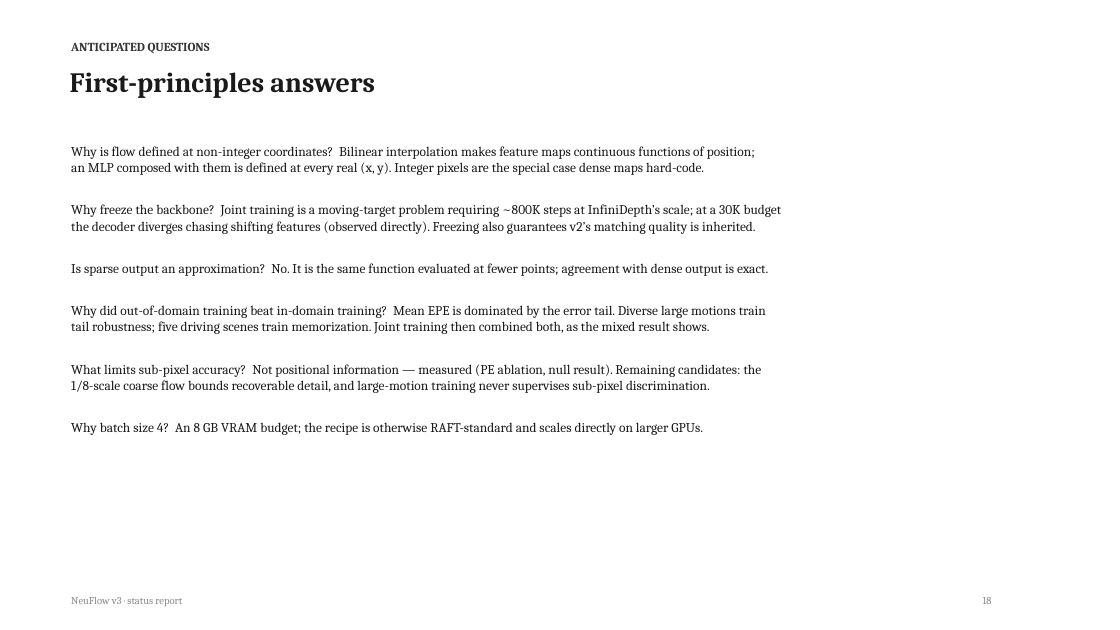
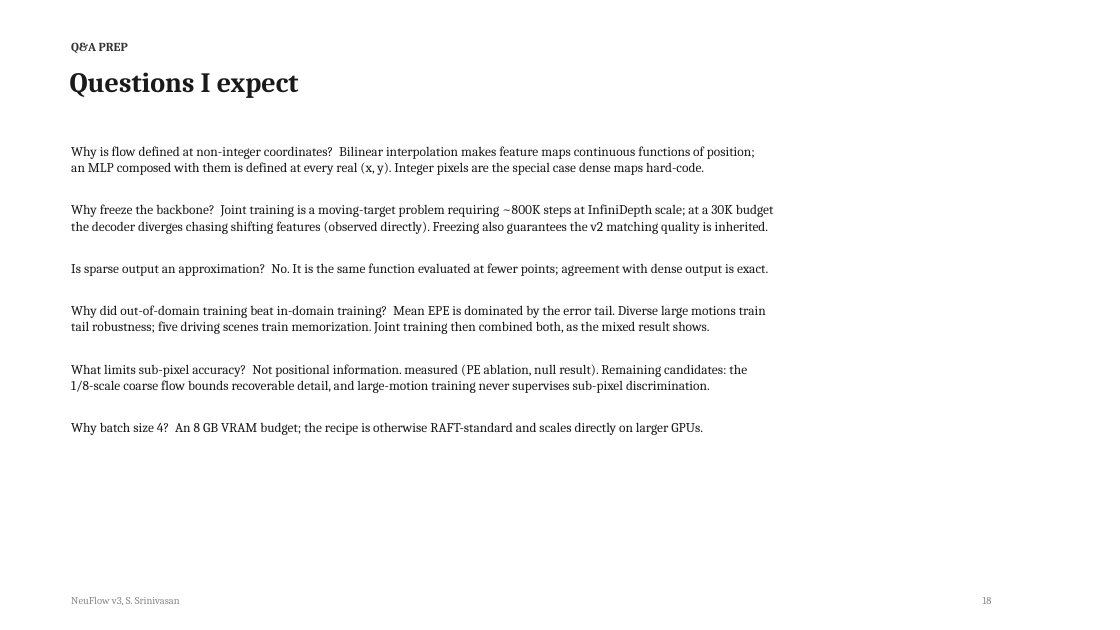
Before and after one commit to shrirag10/Neuflowv3, a slide deck: slide 18 of docs/NeuFlow_v3_status.pptx. Drawn at 1120x630 pixels with LibreOffice and Linux fonts; fonts in the diff are those of the drawing. Boxes give left, top, right and bottom in pixels: in the first picture for what was removed or moved away, otherwise in the second. Text is boxed around its words. In the diff, an @@ line names an element or a change of style, - is before the commit and + after.

```diff
--- a/docs/NeuFlow_v3_status.pptx
+++ b/docs/NeuFlow_v3_status.pptx
@@ text at (71, 42, 128, 53): text changed @@
-ANTICIPATED QUESTIONS
+Q&A PREP
@@ text at (70, 72, 299, 98): text changed @@
-First-principles answers
+Questions I expect
@@ text at (71, 204, 774, 234): text changed @@
-Why freeze the backbone? Joint training is a moving-target problem requiring ~800K steps at InfiniDepth’s scale; at a 30K budget
-the decoder diverges chasing shifting features (observed directly). Freezing also guarantees v2’s matching quality is inherited.
+Why freeze the backbone? Joint training is a moving-target problem requiring ~800K steps at InfiniDepth scale; at a 30K budget
+the decoder diverges chasing shifting features (observed directly). Freezing also guarantees the v2 matching quality is inherited.
@@ text at (71, 364, 747, 377): text changed @@
-What limits sub-pixel accuracy? Not positional information — measured (PE ablation, null result). Remaining candidates: the
+What limits sub-pixel accuracy? Not positional information. measured (PE ablation, null result). Remaining candidates: the
@@ text at (71, 597, 180, 605): text changed @@
-NeuFlow v3 · status report
+NeuFlow v3, S. Srinivasan
```
Also in this commit, not shown: 17 other slides changed, 1 other file.
